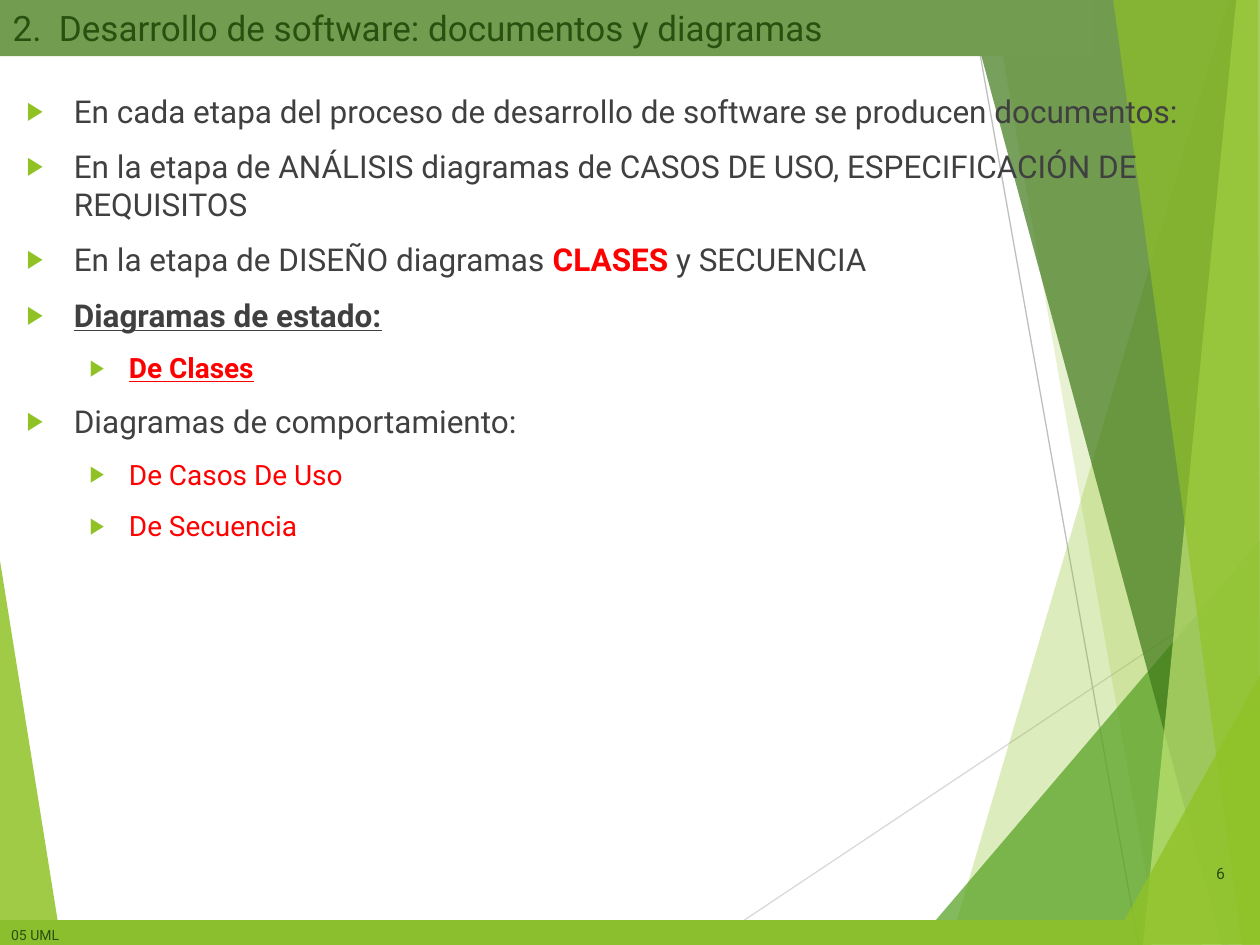
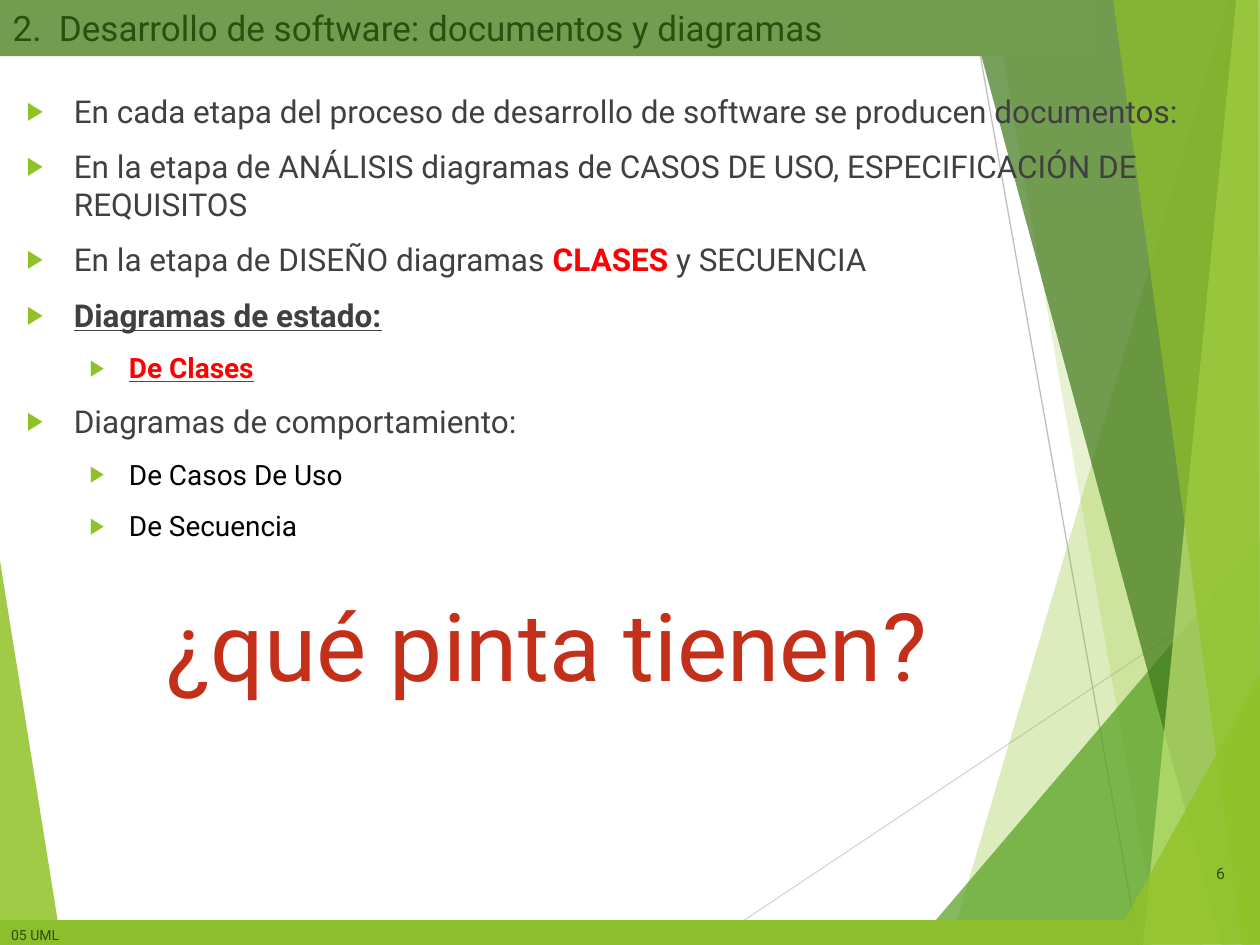
Before and after one commit to miGUITel/ED, a slide deck: slide 6 of 00 PRESENTACIONES compartida alumnos/ED05 - UML Diagramas de clases.pptx. Drawn at 1260x945 pixels with LibreOffice and Linux fonts; fonts in the diff are those of the drawing; background and template pictures are left out. Boxes give left, top, right and bottom in pixels: in the first picture for what was removed or moved away, otherwise in the second. Text is boxed around its words. In the diff, an @@ line names an element or a change of style, - is before the commit and + after.

```diff
--- a/00 PRESENTACIONES compartida alumnos/ED05 - UML Diagramas de clases.pptx
+++ b/00 PRESENTACIONES compartida alumnos/ED05 - UML Diagramas de clases.pptx
@@ text at bbox=[129, 465, 342, 537]: text colour #FF0000 to #000000 in "De Casos De Uso", "De Secuencia" @@
@@ text added at bbox=[166, 610, 927, 701], 54 pt, text gradient #62170D to #C42F1A to #EB7766 @@
+¿qué pinta tienen?
```
Also in this commit, not shown: 16 other slides changed, 3 slides added, 4 slides removed, 23 other files.
